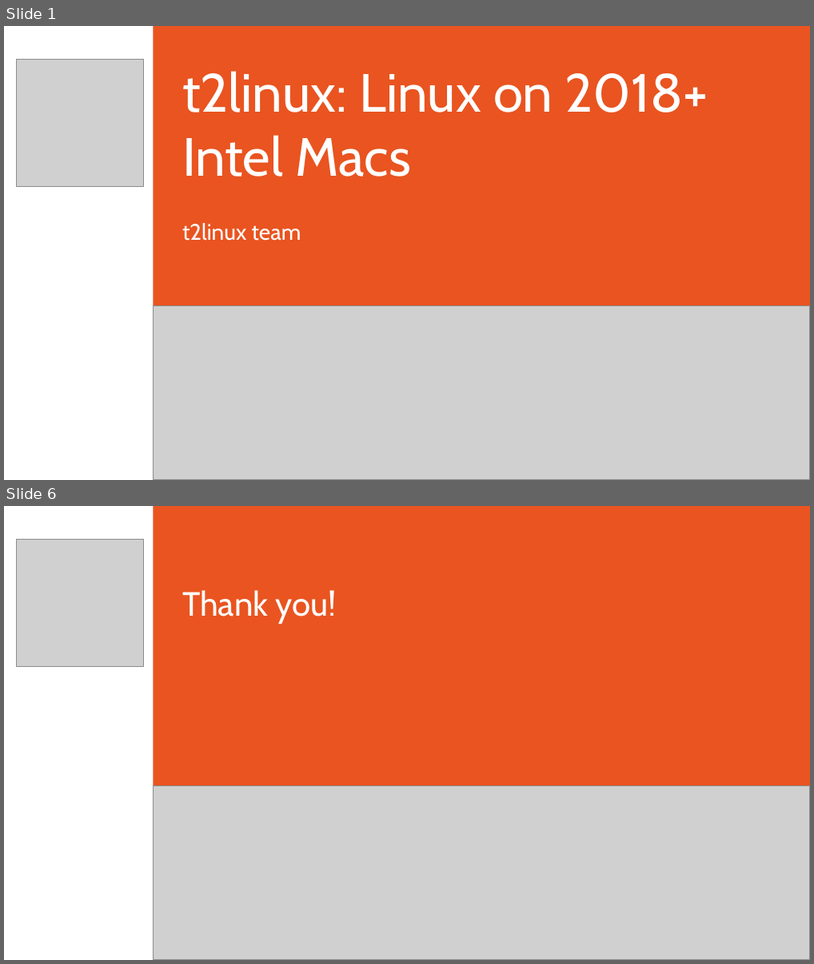
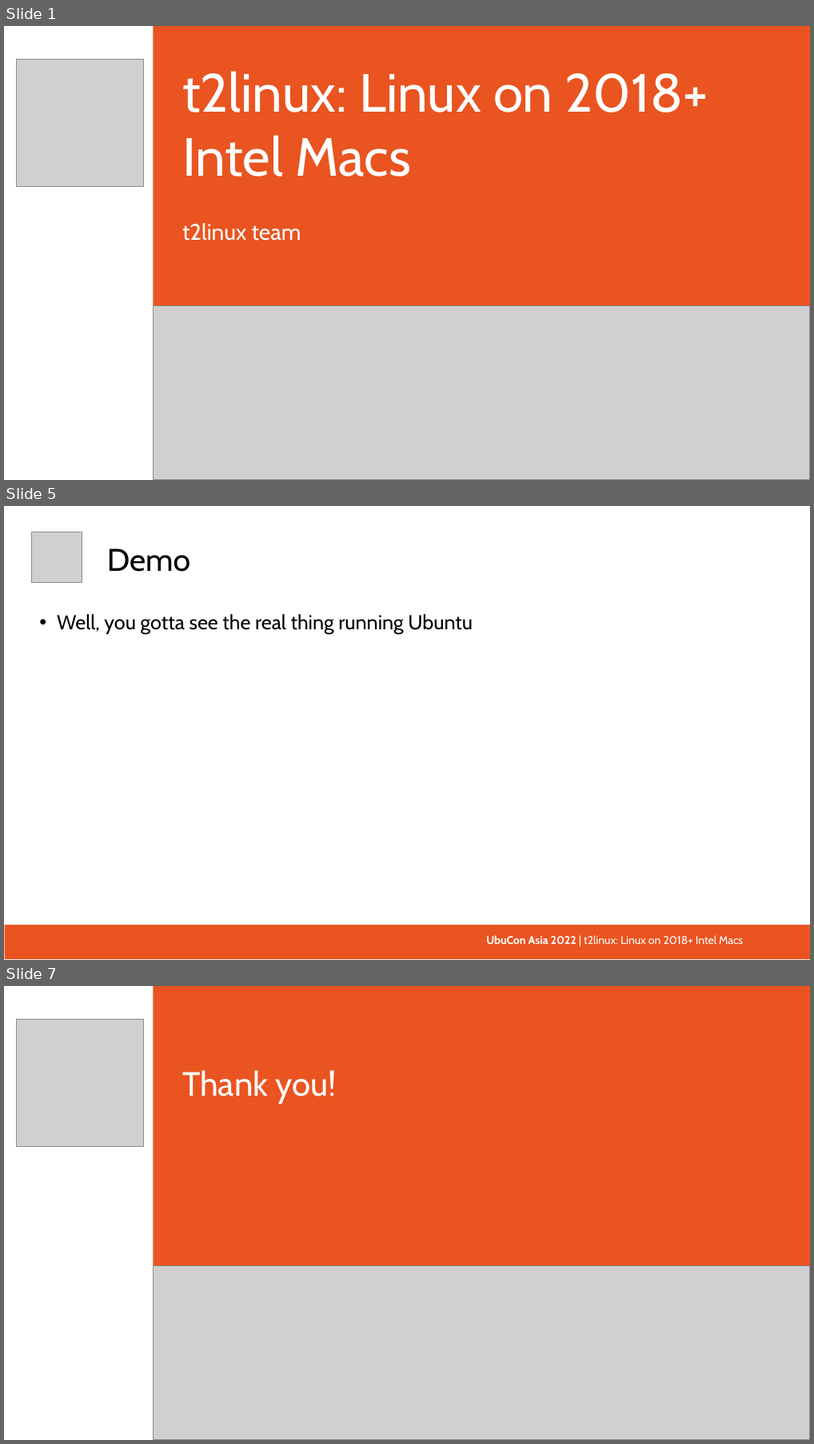
Before and after one commit to t2linux/ubucon-stuffs, a slide deck: t2linux presentation.odp. Shown one above the other, each under a label of ours: slides 1 and 6 before the commit, slides 1, 5 and 7 after it; the slides between them are not shown. The pictures are 814x964 and 814x1444 pixels, drawn with LibreOffice and Linux fonts; fonts in the diff are those of the drawing; grey boxes stand for pictures. Boxes give left, top, right and bottom in pixels: in the first picture for what was removed or moved away, otherwise in the second. Text is boxed around its words. In the diff, an @@ line names an element or a change of style, - is before the commit and + after.

```diff
--- a/t2linux presentation.odp
+++ b/t2linux presentation.odp
@@ slide 5 added at [4, 506, 810, 960], background #FFFFFF @@
@@ picture added at [31, 532, 82, 583] @@
@@ title added at [107, 548, 190, 572], 28 pt, text #000000 @@
+Demo
@@ text added at [57, 614, 473, 634], 18 pt, text #000000 @@
+• Well, you gotta see the real thing running Ubuntu
@@ rectangle added at [5, 924, 810, 959], fill #E95420 @@
@@ text added at [486, 935, 743, 944], 10 pt, text #FFFFFF @@
+UbuCon Asia 2022 | t2linux: Linux on 2018+ Intel Macs
@@ what was slide 6 is now slide 7 @@
```
Also in this commit, not shown: 4 slides changed.
